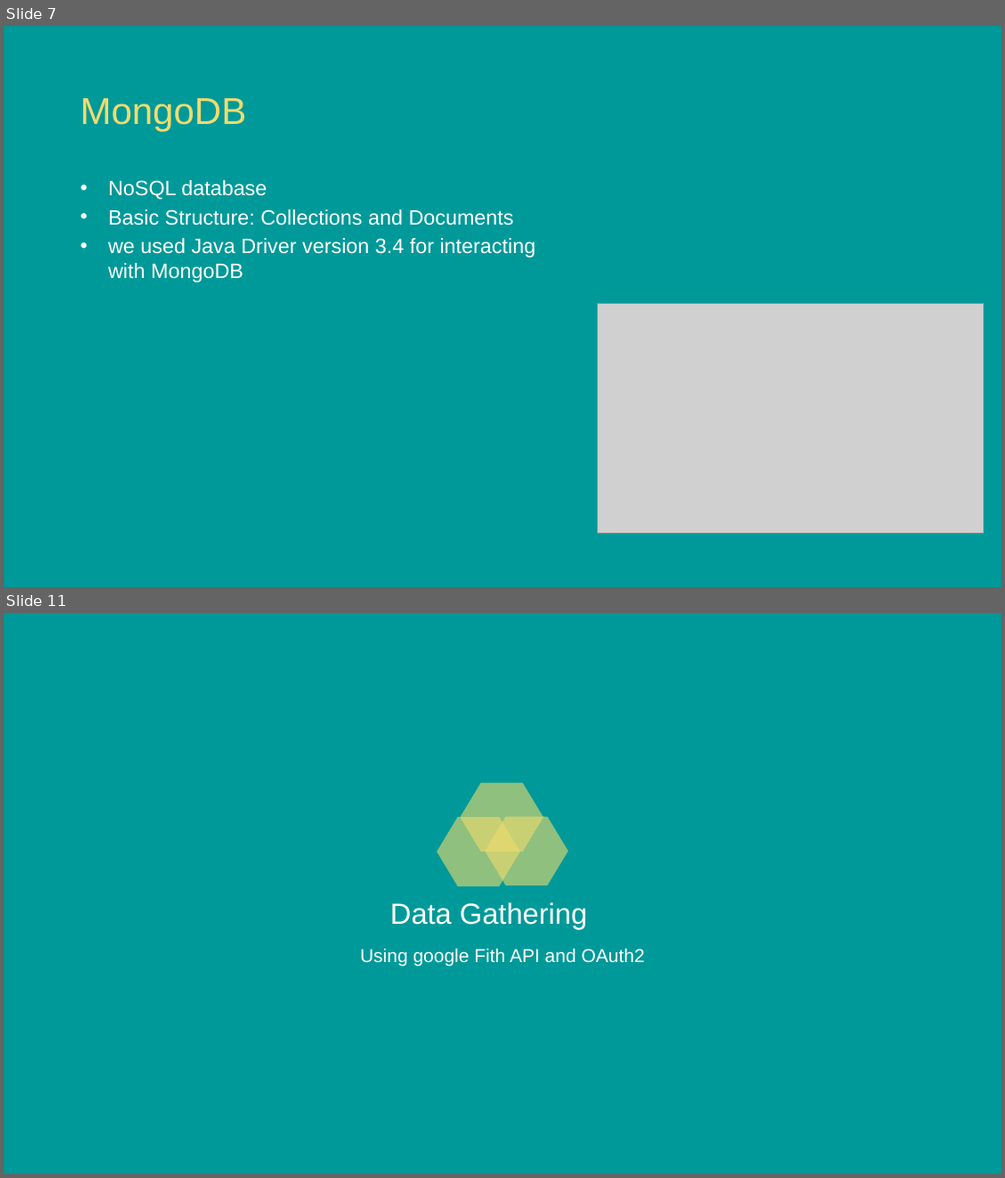
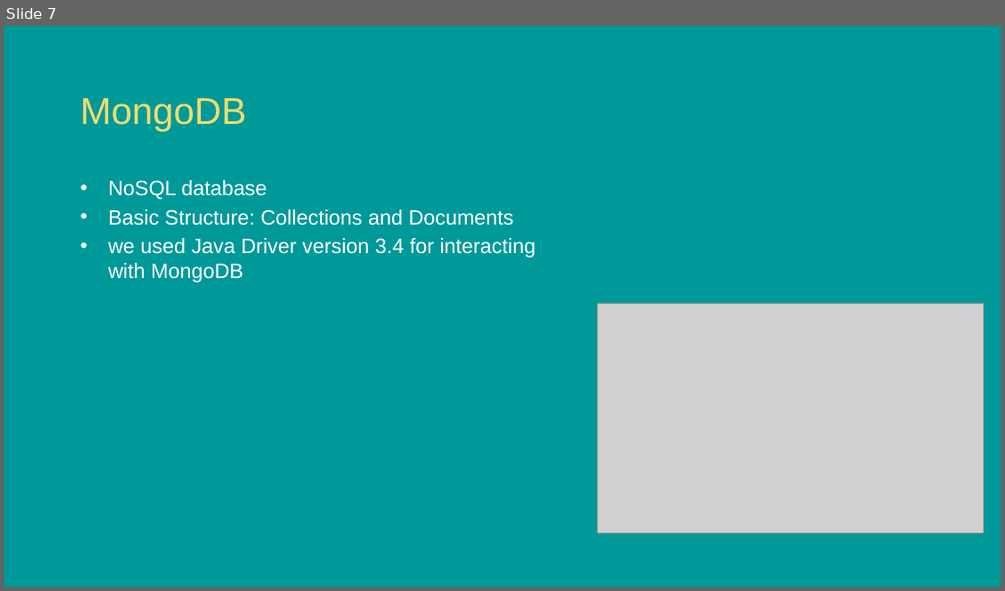
Before and after one commit to caspargross/ActivityAnalyser, a slide deck: TrackFit _Presentation.pptx. Shown one above the other, each under a label of ours: slides 7 and 11 before the commit, slide 7 after it; the slides between them are not shown. The pictures are 1005x1178 and 1005x591 pixels, drawn with LibreOffice and Linux fonts; fonts in the diff are those of the drawing; grey boxes stand for pictures; background and template pictures are left out. Boxes give left, top, right and bottom in pixels: in the first picture for what was removed or moved away, otherwise in the second. Text is boxed around its words. In the diff, an @@ line names an element or a change of style, - is before the commit and + after.

```diff
--- a/TrackFit _Presentation.pptx
+++ b/TrackFit _Presentation.pptx
@@ slide 11 removed at bbox=[4, 613, 1001, 1174], background picture (left out) @@
@@ hexagon removed at bbox=[461, 783, 543, 852] @@
@@ hexagon removed at bbox=[437, 817, 520, 886] @@
@@ hexagon removed at bbox=[485, 817, 568, 885] @@
@@ title removed at bbox=[390, 902, 587, 929] @@
-Data Gathering
@@ subtitle removed at bbox=[360, 948, 645, 965] @@
-Using google Fith API and OAuth2
```
Also in this commit, not shown: 1 slide changed, 4 slides added, 27 other slides removed, 3 other files.
